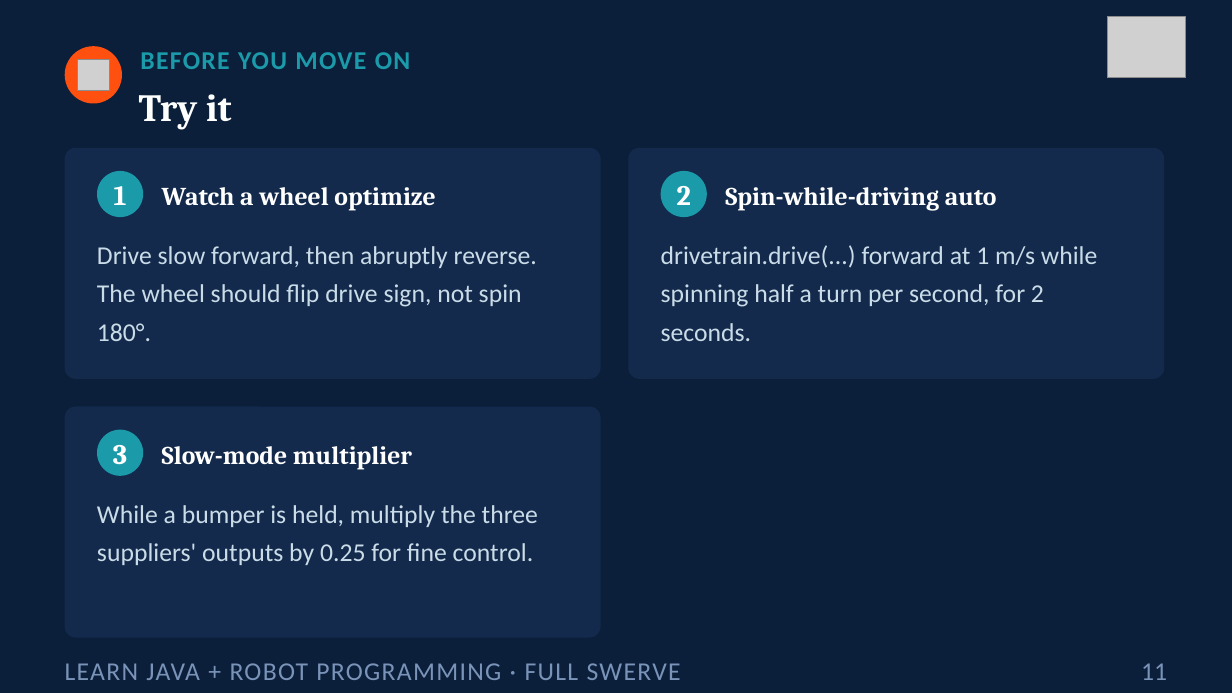
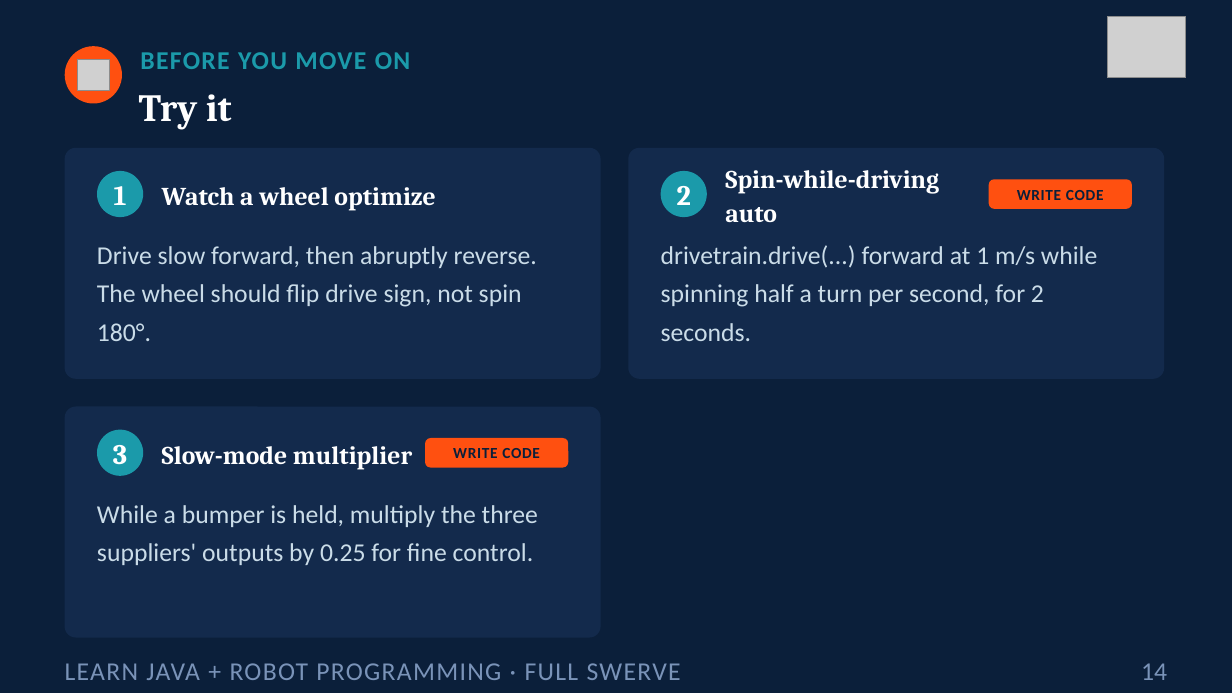
Before and after one commit to FRC5010/BasicRobotLessons, a slide deck: slide 14 of docs/presentations/v3/10-kinematics.pptx (slide 11 before the commit). Drawn at 1232x693 pixels with LibreOffice and Linux fonts; fonts in the diff are those of the drawing; grey boxes stand for pictures. Boxes give left, top, right and bottom in pixels: in the first picture for what was removed or moved away, otherwise in the second. Text is boxed around its words. In the diff, an @@ line names an element or a change of style, - is before the commit and + after.

```diff
--- a/docs/presentations/v3/10-kinematics.pptx
+++ b/docs/presentations/v3/10-kinematics.pptx
@@ text "Spin-while-driving auto" rewrapped from box(725, 187, 997, 211) to box(725, 170, 939, 222) @@
@@ rounded rectangle added at box(989, 179, 1132, 209), fill #FF5010 @@
@@ text added at box(1017, 190, 1104, 200), 12 pt, text #0B1F3A, bold @@
+WRITE CODE
@@ rounded rectangle added at box(425, 438, 568, 468), fill #FF5010 @@
@@ text added at box(453, 448, 540, 458), 12 pt, text #0B1F3A, bold @@
+WRITE CODE
@@ text at box(1141, 663, 1167, 680): text changed @@
-11
+14
```
Also in this commit, not shown: 6 other slides changed, 3 slides added, 2 other files.
